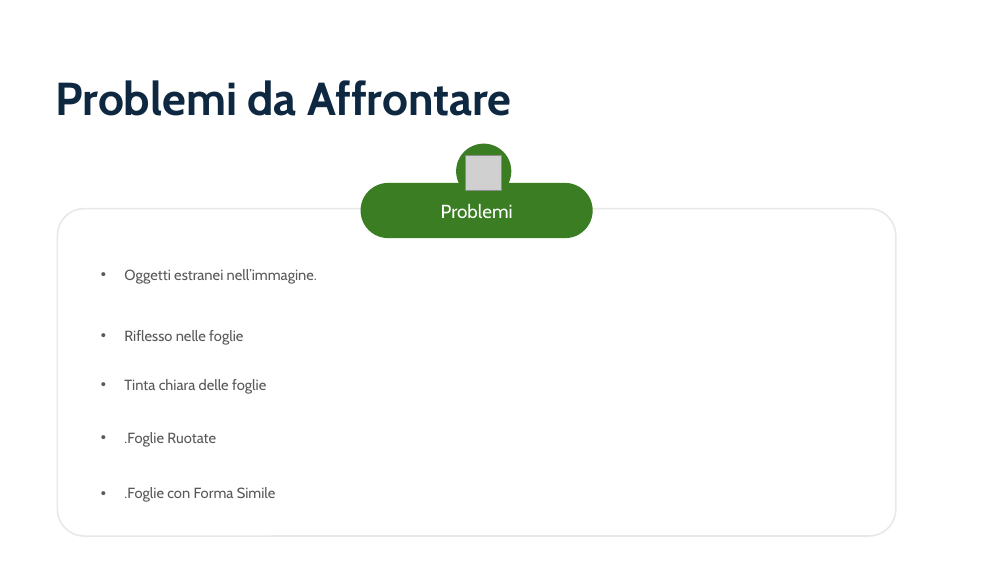
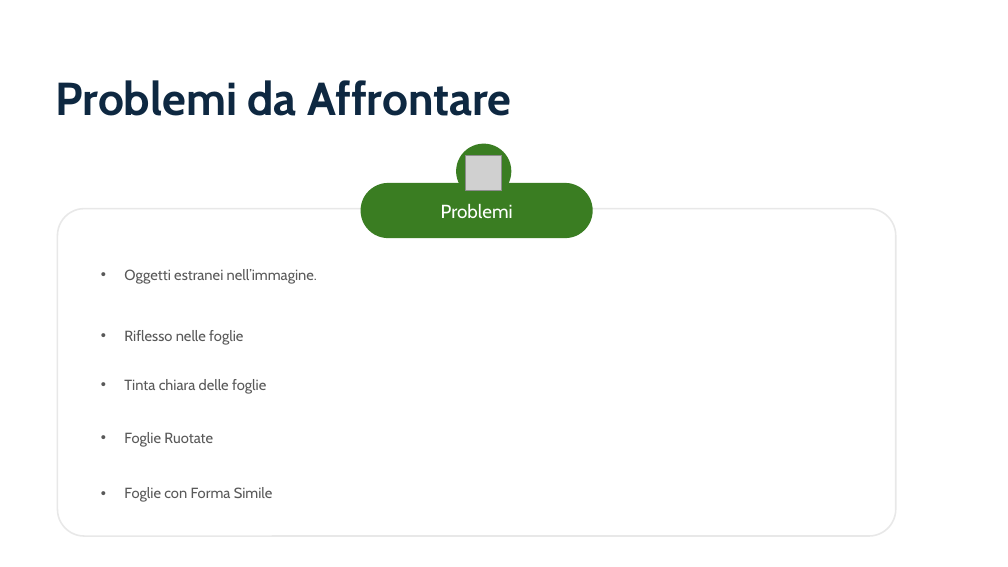
Before and after one commit to aleeteo/leaf_ID, a slide deck: slide 5 of presentazione/ProjectLeafWIP.pptx. Drawn at 1008x567 pixels with LibreOffice and Linux fonts; fonts in the diff are those of the drawing; grey boxes stand for pictures. Boxes give left, top, right and bottom in pixels: in the first picture for what was removed or moved away, otherwise in the second. Text is boxed around its words. In the diff, an @@ line names an element or a change of style, - is before the commit and + after.

```diff
--- a/presentazione/ProjectLeafWIP.pptx
+++ b/presentazione/ProjectLeafWIP.pptx
@@ text at (124, 432, 213, 447): text changed @@
-• .Foglie Ruotate
+• Foglie Ruotate
@@ text at (124, 487, 273, 502): text changed @@
-• .Foglie con Forma Simile
+• Foglie con Forma Simile
```
Also in this commit, not shown: 3 other slides changed, 2 slides added, 1 slide removed.
